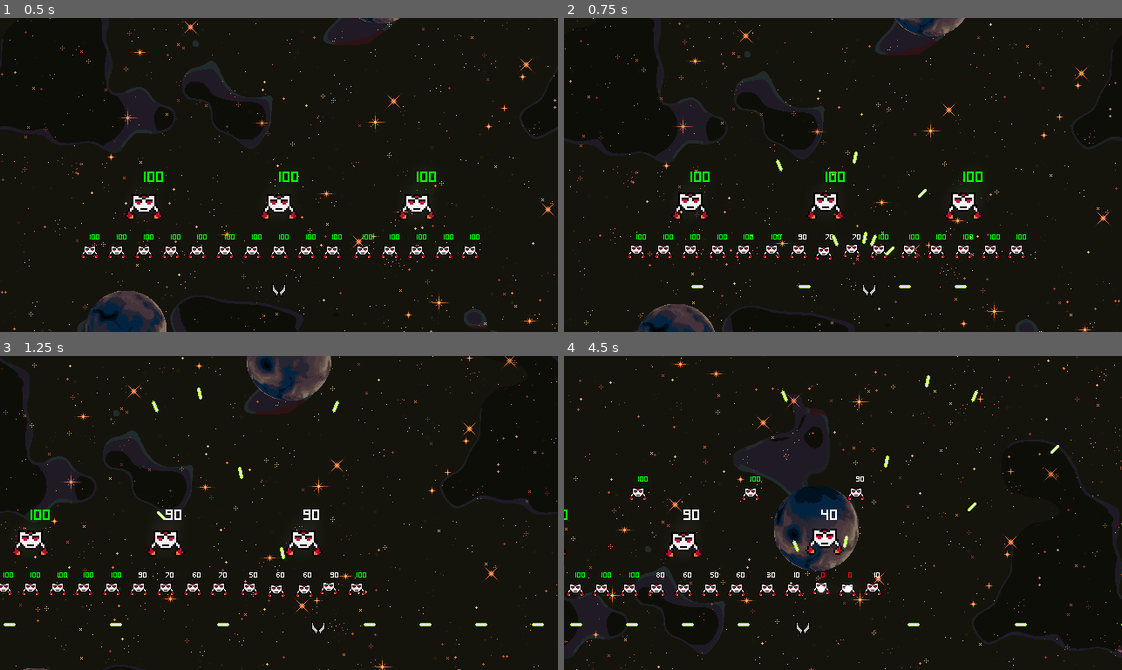
Above: before the commit, frames 1-4 (two rows, left to right).
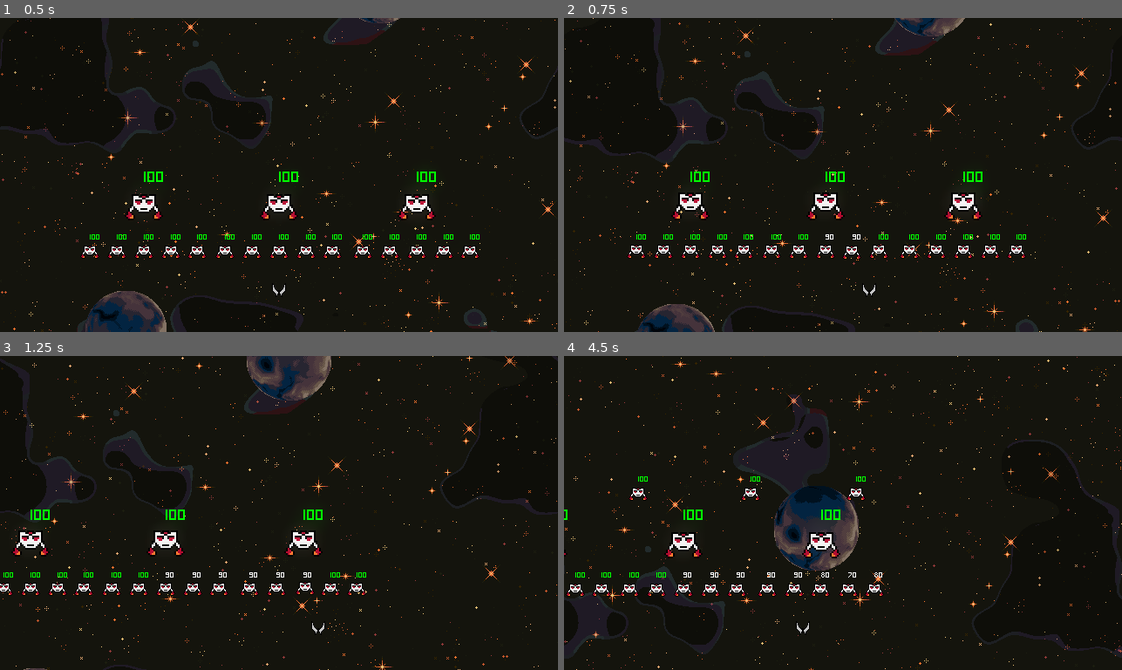
Above: after the commit, the same moments.

Repository: MuDotGen/pixel-shmup
Game: Godot game, scene res://scenes/debug/test_level.tscn
The game is run twice, just before and just after one commit, with the same random seed, the same clock (stepped at 60 frames per second) and the same inputs.
Inputs:
- Up to frame 1 (0.5 s): no input
- Up to frame 2 (0.75 s): hold Right (player_move_right) from 0.53 s (still down); hold Z (player_weapon_primary) from 0.53 s (still down)
- Up to frame 3 (1.25 s): keep holding Right (player_move_right); keep holding Z (player_weapon_primary)
- Up to frame 4 (4.5 s): release Right (player_move_right) at 1.28 s; release Z (player_weapon_primary) at 1.28 s; hold Down (player_move_down) 1.28-2.03 s; tap Z (player_weapon_primary) at 1.35, 2.85, 4.35 s; hold Right (player_move_right) 2.03-2.78 s; hold Z (player_weapon_primary) 2.03-2.78 s; hold Up (player_move_up) 2.78-3.53 s; hold Z (player_weapon_primary) 3.53-4.28 s; hold Left (player_move_left) from 3.53 s (still down)

Frame 1 is identical in both runs. In frame 2, 0.4% of the frame differs, in the area x 22-73%, y 42-87%; in frame 3, 0.7%; in frame 4, 1.2%, in the area x 1-100%, y 6-87%.

Commit message:
Refactoring in components

Diff:
--- /dev/null
+++ b/shmup/_common/scenes/components/death_2d_component.tscn
@@ -0,0 +1,6 @@
+[gd_scene load_steps=2 format=3 uid="uid://dbmjctnalxhss"]
+
+[ext_resource type="Script" path="res://_common/scripts/components/death_2d_component.gd" id="1_vq0as"]
+
+[node name="Death2DComponent" type="Node2D"]
+script = ExtResource("1_vq0as")
--- /dev/null
+++ b/shmup/_common/scenes/components/death_component.tscn
@@ -0,0 +1,6 @@
+[gd_scene load_steps=2 format=3 uid="uid://xk7jqw0ym7v6"]
+
+[ext_resource type="Script" path="res://_common/scripts/components/death_2d_component.gd" id="1_w5nkf"]
+
+[node name="DeathComponent" type="Node"]
+script = ExtResource("1_w5nkf")
--- /dev/null
+++ b/shmup/_common/scenes/components/shake_effect_2d_component.tscn
@@ -0,0 +1,6 @@
+[gd_scene load_steps=2 format=3 uid="uid://b07mcmme7o8rg"]
+
+[ext_resource type="Script" path="res://_common/scripts/components/shake_effect_2d_component.gd" id="1_cs4tl"]
+
+[node name="ShakeEffect2DComponent" type="Node2D"]
+script = ExtResource("1_cs4tl")
--- a/shmup/_common/scenes/impact_effect_2D.tscn
+++ b/shmup/_common/scenes/impact_effect_2D.tscn
@@ -1,8 +1,8 @@
 [gd_scene load_steps=2 format=3 uid="uid://y1fexxbdqxy6"]
 
-[ext_resource type="Script" path="res://_common/scenes/scripts/impact_effect_2d.gd" id="1_ru85b"]
+[ext_resource type="Script" path="res://_common/scripts/impact_effect_2d.gd" id="1_ru85b"]
 
-[node name="ImpactEffect2d" type="Node2D"]
+[node name="ImpactEffect2DComponent" type="Node2D"]
 script = ExtResource("1_ru85b")
 
 [node name="ShakeTimer" type="Timer" parent="."]
--- /dev/null
+++ b/shmup/_common/scripts/components/cooldown_component.gd
@@ -0,0 +1,11 @@
+extends Node
+
+
+# Called when the node enters the scene tree for the first time.
+func _ready() -> void:
+	pass # Replace with function body.
+
+
+# Called every frame. 'delta' is the elapsed time since the previous frame.
+func _process(delta: float) -> void:
+	pass
--- /dev/null
+++ b/shmup/_common/scripts/components/death_2d_component.gd
@@ -0,0 +1,46 @@
+# death_component.gd
+extends Node2D
+
+class_name Death2DComponent
+
+signal death_animation_finished
+
+## AudioStreamPlayer2D SFX to play when the entity dies
+@export var _death_sfx: AudioStreamPlayer2D
+## AnimatedSprite2D to play the death animation (separate from the entity's sprite)
+@export var _death_animation: AnimatedSprite2D
+## Frame of the death animation to hide the entity's sprite
+@export var _hide_frame: int = 3
+## Node2D to hide when the death animation reaches the specified frame
+@export var _sprite_to_hide: Node2D
+
+var is_dead : bool = false
+
+func _ready() -> void:
+	if _death_animation:
+		_death_animation.animation_finished.connect(_on_death_animation_finished)
+
+func die() -> void:
+	if not is_dead:
+		# Hide the specified sprite at the given frame
+		if _sprite_to_hide and _death_animation:
+			_death_animation.frame_changed.connect(_on_frame_changed)
+
+		# Ensure the AnimatedSprite2D is visible
+		if _death_animation:
+			_death_animation.show()
+			_death_animation.play("explosion")
+
+		# Play the explosion sfx
+		if _death_sfx:
+			_death_sfx.pitch_scale = randf_range(-0.5, 0.5) + 1
+			_death_sfx.play()
+
+func _on_frame_changed() -> void:
+	if _death_animation.frame == _hide_frame:
+		_sprite_to_hide.hide()
+		_death_animation.frame_changed.disconnect(_on_frame_changed)
+
+func _on_death_animation_finished() -> void:
+	is_dead = true
+	death_animation_finished.emit()
--- a/shmup/_common/scripts/damageable.gd
+++ b/shmup/_common/scripts/components/health_component.gd
@@ -1,5 +1,5 @@
 extends Node
-class_name Damageable
+class_name HealthComponent
 
 # Signals
 ## Signal emitted when health has been restored to max
--- /dev/null
+++ b/shmup/_common/scripts/components/hitbox_2d_component.gd
@@ -0,0 +1,11 @@
+extends Node2D
+
+
+# Called when the node enters the scene tree for the first time.
+func _ready() -> void:
+	pass # Replace with function body.
+
+
+# Called every frame. 'delta' is the elapsed time since the previous frame.
+func _process(delta: float) -> void:
+	pass
--- /dev/null
+++ b/shmup/_common/scripts/components/shake_effect_2d_component.gd
@@ -0,0 +1,48 @@
+extends Node2D
+class_name ShakeEffect2DComponent
+
+signal shake_finished
+
+@export var shaking_range : float = 3
+@export var shaking_duration : float = 0.1
+@export var node_to_shake : Node2D = null
+@export var _shake_timer : Timer = null
+
+var _is_shaking : bool = false:
+	get:
+		return _is_shaking
+	set(value):
+		_is_shaking = value
+		if (!_is_shaking and node_to_shake):
+			node_to_shake.position = Vector2(0, 0) # If the shaking is disabled, reset the sprite position
+
+# Setup
+func _ready() -> void:
+	if _shake_timer:
+		_shake_timer.timeout.connect(_on_shake_timer_timeout)
+
+
+# Public Methods
+func shake() -> void:
+	if not node_to_shake:
+		print("ShakeEffect2D: Sprite Animation is not set.")
+		pass
+	_is_shaking = true
+	_shake_timer.start(shaking_duration)
+
+
+# Process Frame
+func _process(_delta: float) -> void:
+	_process_shaking()
+	pass
+
+func _process_shaking() -> void:
+	if _is_shaking and node_to_shake:
+		var shake_position : Vector2 = Vector2(randf_range(-shaking_range, shaking_range), randf_range(-shaking_range, shaking_range))
+		node_to_shake.position = shake_position
+
+
+# Signal Handlers
+func _on_shake_timer_timeout() -> void:
+	_is_shaking = false
+	shake_finished.emit()
--- /dev/null
+++ b/shmup/_common/scripts/components/slow_motion_effect_2d_component.gd
@@ -0,0 +1,26 @@
+extends Node2D
+class_name SlowMotionEffect2DComponent
+
+signal slow_motion_finished
+
+@export var slow_motion_scale : float = 0.5
+@export var slow_motion_duration : float = 1.0
+@export var _slow_motion_timer : Timer = null
+
+# Setup
+func _ready() -> void:
+	if _slow_motion_timer:
+		_slow_motion_timer.timeout.connect(_on_slow_motion_timer_timeout)
+	pass
+
+
+# Public Methods
+func slow_motion() -> void:
+	Engine.time_scale = slow_motion_scale
+	_slow_motion_timer.start(slow_motion_duration * slow_motion_scale)
+
+
+# Signal Handlers
+func _on_slow_motion_timer_timeout() -> void:
+	Engine.time_scale = 1.0
+	slow_motion_finished.emit()
--- a/shmup/scenes/debug/test_level.tscn
+++ b/shmup/scenes/debug/test_level.tscn
@@ -20,9 +20,8 @@
 [node name="WorldEnvironment" type="WorldEnvironment" parent="."]
 environment = SubResource("Environment_y1c1j")
 
-[node name="ParallaxBackground" parent="." node_paths=PackedStringArray("_parallax_layers") instance=ExtResource("1_je6mx")]
+[node name="ParallaxBackground" parent="." instance=ExtResource("1_je6mx")]
 scroll_speed_multiplier = 4.0
-_parallax_layers = [NodePath("ParallaxStars"), NodePath("ParallaxNebulae"), NodePath("ParallaxPlanets")]
 
 [node name="CanvasBorder" type="Line2D" parent="."]
 visible = false
--- a/shmup/scenes/enemies/enemy1.tscn
+++ b/shmup/scenes/enemies/enemy1.tscn
@@ -1,10 +1,9 @@
-[gd_scene load_steps=35 format=3 uid="uid://sxe7bdtah7ne"]
+[gd_scene load_steps=36 format=3 uid="uid://sxe7bdtah7ne"]
 
 [ext_resource type="Texture2D" uid="uid://cgurlamdbnars" path="res://scenes/enemies/art/sprs_enemy1_idle.png" id="1_mrfo5"]
 [ext_resource type="Script" path="res://scenes/enemies/scripts/enemy.gd" id="1_q8ynd"]
-[ext_resource type="PackedScene" uid="uid://y1fexxbdqxy6" path="res://_common/scenes/impact_effect_2D.tscn" id="3_ffm5e"]
 [ext_resource type="Texture2D" uid="uid://b4rjdtaow0ya8" path="res://scenes/enemies/art/sprs_enemy1_attack1.png" id="3_orqol"]
-[ext_resource type="Script" path="res://_common/scripts/damageable.gd" id="4_twsiy"]
+[ext_resource type="Script" path="res://_common/scripts/components/health_component.gd" id="4_twsiy"]
 [ext_resource type="Texture2D" uid="uid://dwpy5lmdy1xc2" path="res://scenes/enemies/art/explosions/1.png" id="4_umke3"]
 [ext_resource type="FontFile" uid="uid://cwxng3lgwhu2g" path="res://fonts/Pixeled.ttf" id="5_n225i"]
 [ext_resource type="Texture2D" uid="uid://uo6v4hjhislq" path="res://scenes/enemies/art/explosions/2.png" id="5_tuvb2"]
@@ -15,7 +14,9 @@
 [ext_resource type="Texture2D" uid="uid://dgrds8e5kw7ic" path="res://scenes/enemies/art/explosions/6.png" id="9_lpfkx"]
 [ext_resource type="Texture2D" uid="uid://cmue5fadw810v" path="res://scenes/enemies/art/explosions/7.png" id="10_0bjr7"]
 [ext_resource type="Texture2D" uid="uid://bpmgdio50uymn" path="res://scenes/enemies/art/explosions/8.png" id="11_m4l7q"]
+[ext_resource type="PackedScene" uid="uid://b07mcmme7o8rg" path="res://_common/scenes/components/shake_effect_2d_component.tscn" id="13_3uruh"]
 [ext_resource type="AudioStream" uid="uid://c7v5iengsgced" path="res://scenes/enemies/audio/sfx_exp_short_hard14.wav" id="15_atqal"]
+[ext_resource type="PackedScene" uid="uid://dbmjctnalxhss" path="res://_common/scenes/components/death_2d_component.tscn" id="17_k3k3f"]
 
 [sub_resource type="CircleShape2D" id="CircleShape2D_dixec"]
 radius = 8.06226
@@ -170,11 +171,15 @@
 "speed": 10.0
 }]
 
-[node name="Enemy1" type="Area2D"]
+[node name="Enemy1" type="Area2D" node_paths=PackedStringArray("_collision_shape", "_shake_effect_2d_component", "_health_component", "_hp_label", "_death_2d_component")]
 script = ExtResource("1_q8ynd")
-shaking_range = 1.0
-
-[node name="Damageable" type="Node" parent="."]
+_collision_shape = NodePath("CollisionShape2D")
+_shake_effect_2d_component = NodePath("ShakeEffect2DComponent")
+_health_component = NodePath("HealthComponent")
+_hp_label = NodePath("HPLabel")
+_death_2d_component = NodePath("Death2DComponent")
+
+[node name="HealthComponent" type="Node" parent="."]
 script = ExtResource("4_twsiy")
 
 [node name="CollisionShape2D" type="CollisionShape2D" parent="."]
@@ -185,15 +190,25 @@
 animation = &"attack1"
 autoplay = "idle"
 
-[node name="DeathAnimation" type="AnimatedSprite2D" parent="."]
+[node name="ShakeEffect2DComponent" parent="." node_paths=PackedStringArray("node_to_shake", "_shake_timer") instance=ExtResource("13_3uruh")]
+shaking_range = 2.0
+node_to_shake = NodePath("../EnemySprite")
+_shake_timer = NodePath("Timer")
+
+[node name="Timer" type="Timer" parent="ShakeEffect2DComponent"]
+
+[node name="Death2DComponent" parent="." node_paths=PackedStringArray("_death_sfx", "_death_animation", "_sprite_to_hide") instance=ExtResource("17_k3k3f")]
+_death_sfx = NodePath("ExplosionSFXPlayer")
+_death_animation = NodePath("DeathAnimation")
+_sprite_to_hide = NodePath("../EnemySprite")
+
+[node name="DeathAnimation" type="AnimatedSprite2D" parent="Death2DComponent"]
 visible = false
 sprite_frames = SubResource("SpriteFrames_e2xr4")
 animation = &"explosion"
 
-[node name="ImpactEffect2D" parent="." node_paths=PackedStringArray("node_to_shake") instance=ExtResource("3_ffm5e")]
-shaking_range = 2.0
-node_to_shake = NodePath("../EnemySprite")
-slow_motion_duration = 5.0
+[node name="ExplosionSFXPlayer" type="AudioStreamPlayer2D" parent="Death2DComponent"]
+stream = ExtResource("15_atqal")
 
 [node name="HPLabel" type="Label" parent="."]
 offset_top = -23.0
@@ -208,6 +223,3 @@
 stream = ExtResource("6_yugm4")
 volume_db = -5.0
 max_distance = 1000.0
-
-[node name="ExplosionSFXPlayer" type="AudioStreamPlayer2D" parent="."]
-stream = ExtResource("15_atqal")
--- a/shmup/scenes/enemies/scripts/enemy.gd
+++ b/shmup/scenes/enemies/scripts/enemy.gd
@@ -5,51 +5,62 @@
 ## Signal called when the enemy dies and is gone (just before being destroyed)
 signal enemy_died
 
-@export var shaking_range: float = 10
+@export var _collision_shape: CollisionShape2D
 
-@onready var _collision_shape: CollisionShape2D = $CollisionShape2D
-@onready var _impact_effect: ImpactEffect2D = $ImpactEffect2D
-@onready var _damageable: Damageable = $Damageable
-@onready var _hp_label: Label = $HPLabel
+## Add a ShakeEffect2DComponent for when the enemy takes damage
+@export var _shake_effect_2d_component: ShakeEffect2DComponent
+
+## Add a HealthComponent for the enemy
+@export var _health_component: HealthComponent
+
+## Add a Label to display the enemy's hp
+@export var _hp_label: Label
+
+## Add a DeathComponent for the enemy to handle death animations and sfx
+@export var _death_2d_component : Death2DComponent
+
+
 @onready var _damage_sfx_player: AudioStreamPlayer2D = $DamageSFXPlayer
-@onready var _explosion_sfx_player: AudioStreamPlayer2D = $ExplosionSFXPlayer
+# @onready var _explosion_sfx_player: AudioStreamPlayer2D = $ExplosionSFXPlayer
 @onready var _enemy_sprite: AnimatedSprite2D = $EnemySprite
-@onready var _death_animation: AnimatedSprite2D = $DeathAnimation
+# @onready var _death_animation: AnimatedSprite2D = $DeathAnimation
 
 func _ready() -> void:
 	area_entered.connect(_on_Area2D_area_entered)
-	_death_animation.animation_finished.connect(_on_DeathAnimation_animation_finished)
+	_death_2d_component.death_animation_finished.connect(_on_death_animation_finished)
 
-	_damageable.hp_reduced.connect(func(_damage: int) -> void:
-		_hp_label.text = str(_damageable.current_hp)
-	)
+	_setup_health_component()
 
-	_damageable.hp_restored.connect(func(_heal: int) -> void:
-		_hp_label.text = str(_damageable.current_hp)
-		_hp_label.add_theme_color_override("max_color", Color(0, 1, 0)) # Sets the color of the label to green when the hp is max
-	)
 
-	_damageable.hp_changed.connect(func(new_hp: int, _old_hp: int) -> void:
-		if new_hp <= 0:
-			_collision_shape.queue_free()
-			enemy_hp_reduced_to_zero.emit()
-			_play_death_animation()
-			# var death_timer : Timer = Timer.new()
-			# add_child(death_timer)
-			# death_timer.set_wait_time(1)
-			# death_timer.set_one_shot(true)
-			# death_timer.timeout.connect(func() -> void:
-			# 	queue_free()
-			# )
-			# death_timer.start()
+func _setup_health_component() -> void:
+	if _health_component and _hp_label:
+		_health_component.hp_reduced.connect(func(_damage: int) -> void:
+			_hp_label.text = str(_health_component.current_hp)
+		)
 
-		if new_hp == 0:
-			_hp_label.set("theme_override_colors/font_color", Color(1, 0, 0)) # Sets the color of the label to red when the hp is 0
-		elif new_hp == _damageable.max_hp:
-			_hp_label.set("theme_override_colors/font_color", Color(0, 1, 0)) # Sets the color of the label to green when the hp is max
-		else:
-			_hp_label.set("theme_override_colors/font_color", Color(1, 1, 1)) # Sets the color of the label to white when the hp is between 0 and max
-	)
+		_health_component.hp_restored.connect(func(_heal: int) -> void:
+			_hp_label.text = str(_health_component.current_hp)
+			_hp_label.add_theme_color_override("max_color", Color(0, 1, 0)) # Sets the color of the label to green when the hp is max
+		)
+
+		_health_component.hp_changed.connect(func(new_hp: int, _old_hp: int) -> void:
+			if new_hp <= 0:
+				if _collision_shape:
+					_collision_shape.queue_free()
+				enemy_hp_reduced_to_zero.emit()
+				print("HP REDUCED TO ZERO")
+				print(_death_2d_component)
+				if _death_2d_component:
+					print("CALLING DEATH")
+					_death_2d_component.die()
+
+			if new_hp == 0:
+				_hp_label.set("theme_override_colors/font_color", Color(1, 0, 0)) # Sets the color of the label to red when the hp is 0
+			elif new_hp == _health_component.max_hp:
+				_hp_label.set("theme_override_colors/font_color", Color(0, 1, 0)) # Sets the color of the label to green when the hp is max
+			else:
+				_hp_label.set("theme_override_colors/font_color", Color(1, 1, 1)) # Sets the color of the label to white when the hp is between 0 and max
+		)
 
 	# Set a timer to loop and attack
 	var attack_timer: Timer = Timer.new()
@@ -75,28 +86,30 @@
 	pass
 
 func _take_damage(damage_amount: int) -> void:
-	_damageable.take_damage(damage_amount)
-	_damage_sfx_player.pitch_scale = randf_range( - 0.3, 0.3) + 0.3 + (1 - float(_damageable.current_hp) / float(_damageable.max_hp))
+	_health_component.take_damage(damage_amount)
+	_damage_sfx_player.pitch_scale = randf_range( - 0.3, 0.3) + 0.3 + (1 - float(_health_component.current_hp) / float(_health_component.max_hp))
 	_damage_sfx_player.play()
-	_impact_effect.shake() # Simply add whatever effect is available in ImpactEffect2D
 
-func _play_death_animation() -> void:
-	# Hide the enemy sprite mid explosion animation
-	_death_animation.frame_changed.connect(func() -> void:
-		if _death_animation.frame == 3:
-			_enemy_sprite.hide()
-	)
+	if _shake_effect_2d_component:
+		_shake_effect_2d_component.shake() # Simply add whatever effect is available in ImpactEffect2D
 
-	# Ensure the AnimatedSprite2D is visible
-	_death_animation.show()
+# func _play_death_animation() -> void:
+# 	# Hide the enemy sprite mid explosion animation
+# 	_death_animation.frame_changed.connect(func() -> void:
+# 		if _death_animation.frame == 3:
+# 			_enemy_sprite.hide()
+# 	)
 
-	# Play the animation
-	_death_animation.play("explosion")
+# 	# Ensure the AnimatedSprite2D is visible
+# 	_death_animation.show()
 
-	# Play the explosion sfx
-	_explosion_sfx_player.pitch_scale = randf_range( - 0.5, 0.5) + 1
-	_explosion_sfx_player.play()
+# 	# Play the animation
+# 	_death_animation.play("explosion")
 
-func _on_DeathAnimation_animation_finished() -> void:
+# 	# Play the explosion sfx
+# 	_explosion_sfx_player.pitch_scale = randf_range( - 0.5, 0.5) + 1
+# 	_explosion_sfx_player.play()
+
+func _on_death_animation_finished() -> void:
 	enemy_died.emit()
 	queue_free()
--- a/shmup/scenes/player/scripts/player.gd
+++ b/shmup/scenes/player/scripts/player.gd
@@ -3,29 +3,6 @@
 
 @export var movement_speed : float = 300.0
 @onready var primary_weapon : Weapon2D = $DefaultBlaster2D
-# @export var projectile_cooldown_time : float:
-# 	get:
-# 		return projectile_cooldown_time
-# 	set(value):
-# 		projectile_cooldown_time = value
-# 		if projectile_cooldown != null:
-# 			projectile_cooldown.wait_time = value
-
-# @export var projectile_offset : Vector2 = Vector2(0, -4)
-# @export var projectile_scene : PackedScene
-
-# @onready var projectile_audio : AudioStreamPlayer2D = $ProjectileAudioStream
-# @onready var projectile_cooldown : Timer = $ProjectileCooldown
-
-# var _can_fire_projectile : bool = false
-
-# func _ready() -> void:
-# 	if projectile_scene != null:
-# 		_can_fire_projectile = true
-
-# 	if projectile_cooldown != null:
-# 		projectile_cooldown.wait_time = projectile_cooldown_time
-# 		projectile_cooldown.timeout.connect(_on_projectile_cooldown_timeout)
 
 func _physics_process(_delta: float) -> void:
 	_process_movement()
@@ -45,73 +22,5 @@
 	move_and_slide()
 
 func _process_weapon() -> void:
-	# if _can_fire_projectile and Input.is_action_pressed("player_weapon_primary"):
 		if Input.is_action_pressed("player_weapon_primary"):
-			# _fire_projectile()
 			primary_weapon.use()
-
-		# Right Shoulder Spread
-		# _fire_projectile(- PI / 8)
-		# _fire_projectile(PI / 4, Vector2(8, 0))
-		# _fire_projectile(PI / 4, Vector2(-8, 0))
-
-		# ;) Cheat
-
-		# "Spreader"
-		# _fire_projectile(- PI / 8)
-		# _fire_projectile(-PI / 16)
-		# _fire_projectile(-PI / 4)
-		# _fire_projectile(-PI / 2)
-		# _fire_projectile(PI / 2)
-		# _fire_projectile(PI / 4)
-		# _fire_projectile(PI / 16)
-		# _fire_projectile(PI / 8)
-
-		# "Wave"
-		# _fire_projectile(0, Vector2(-8, 0))
-		# _fire_projectile(0, Vector2(-16, 0))
-		# _fire_projectile(0, Vector2(-24, 0))
-		# _fire_projectile(0, Vector2(-32, 0))
-		# _fire_projectile(0, Vector2(-40, 0))
-		# _fire_projectile(0, Vector2(-48, 0))
-		# _fire_projectile(0, Vector2(-56, 0))
-		# _fire_projectile(0, Vector2(-64, 0))
-		# _fire_projectile(0, Vector2(-72, 0))
-		# _fire_projectile(0, Vector2(-80, 0))
-		# _fire_projectile(0, Vector2(-88, 0))
-		# _fire_projectile(0, Vector2(-96, 0))
-		# _fire_projectile(0, Vector2(-104, 0))
-		# _fire_projectile(0, Vector2(8, 0))
-		# _fire_projectile(0, Vector2(16, 0))
-		# _fire_projectile(0, Vector2(24, 0))
-		# _fire_projectile(0, Vector2(32, 0))
-		# _fire_projectile(0, Vector2(40, 0))
-		# _fire_projectile(0, Vector2(48, 0))
-		# _fire_projectile(0, Vector2(56, 0))
-		# _fire_projectile(0, Vector2(64, 0))
-		# _fire_projectile(0, Vector2(72, 0))
-		# _fire_projectile(0, Vector2(80, 0))
-		# _fire_projectile(0, Vector2(88, 0))
-		# _fire_projectile(0, Vector2(96, 0))
-		# _fire_projectile(0, Vector2(104, 0))
-
-
-# func _fire_projectile(angle_offset: float = 0.0, fine_offset: Vector2 = Vector2.ZERO) -> void:
-# 	var projectile_angle : float = rotation + angle_offset
-# 	var projectile : Projectile = projectile_scene.instantiate() as Projectile
-# 	get_tree().root.add_child(projectile) # Set the projectile as a child of the root node so it is not affected by theh player rotation
-# 	projectile.global_position = global_position + projectile_offset.rotated(projectile_angle) + fine_offset # Set where the projectile will spawn
-# 	projectile.global_rotation = projectile_angle # Set the visual rotation of the projectile
-# 	projectile.direction = projectile.direction.rotated(projectile_angle).normalized() # Set the direction to move
-
-# 	projectile_audio.play()
-
-# 	# Reset the firing cooldown
-# 	_can_fire_projectile = false
-# 	projectile_cooldown.start()
-
-# 	pass
-
-# func _on_projectile_cooldown_timeout() -> void:
-# 	_can_fire_projectile = true
-# 	pass
--- a/shmup/scenes/weapons/scripts/default_blaster_2d.gd
+++ b/shmup/scenes/weapons/scripts/default_blaster_2d.gd
@@ -12,14 +12,14 @@
 		# _fire_projectile(PI / 4, Vector2(-8, 0))
 
 		# "Spreader"
-		_fire_projectile(- PI / 8)
-		_fire_projectile(-PI / 16)
-		_fire_projectile(-PI / 4)
-		_fire_projectile(-PI / 2)
-		_fire_projectile(PI / 2)
-		_fire_projectile(PI / 4)
-		_fire_projectile(PI / 16)
-		_fire_projectile(PI / 8)
+		# _fire_projectile(- PI / 8)
+		# _fire_projectile(-PI / 16)
+		# _fire_projectile(-PI / 4)
+		# _fire_projectile(-PI / 2)
+		# _fire_projectile(PI / 2)
+		# _fire_projectile(PI / 4)
+		# _fire_projectile(PI / 16)
+		# _fire_projectile(PI / 8)
 
 		# "Wave"
 		# _fire_projectile(0, Vector2(-8, 0))
Renamed: shmup/_common/scenes/scripts/impact_effect_2d.gd -> shmup/_common/scripts/impact_effect_2d.gd
